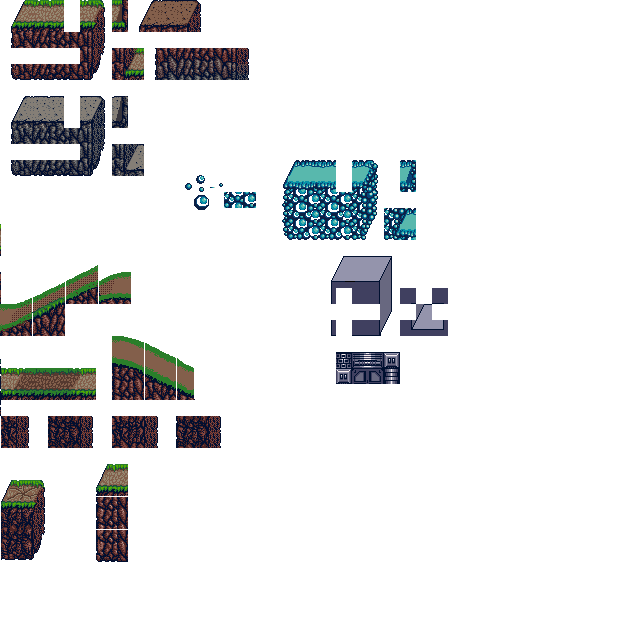
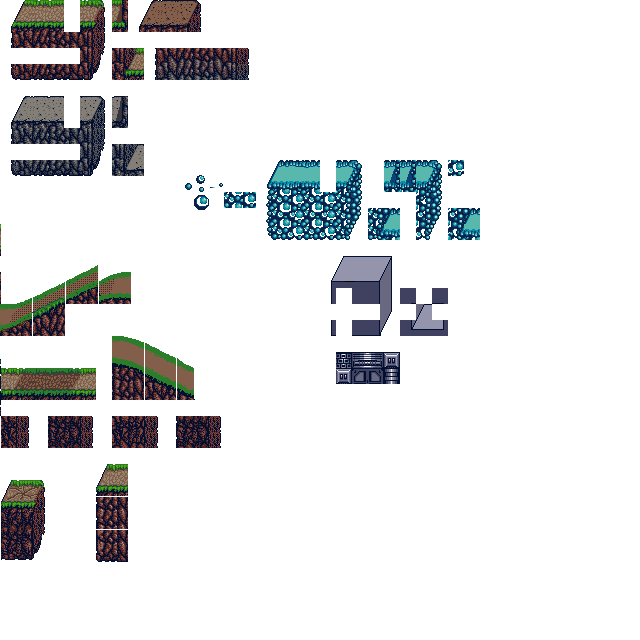
Two versions of the same layered image (640px x 640px). Layer-by-layer changes:
painted on "Tiles.png" over [266, 160, 480, 240]
